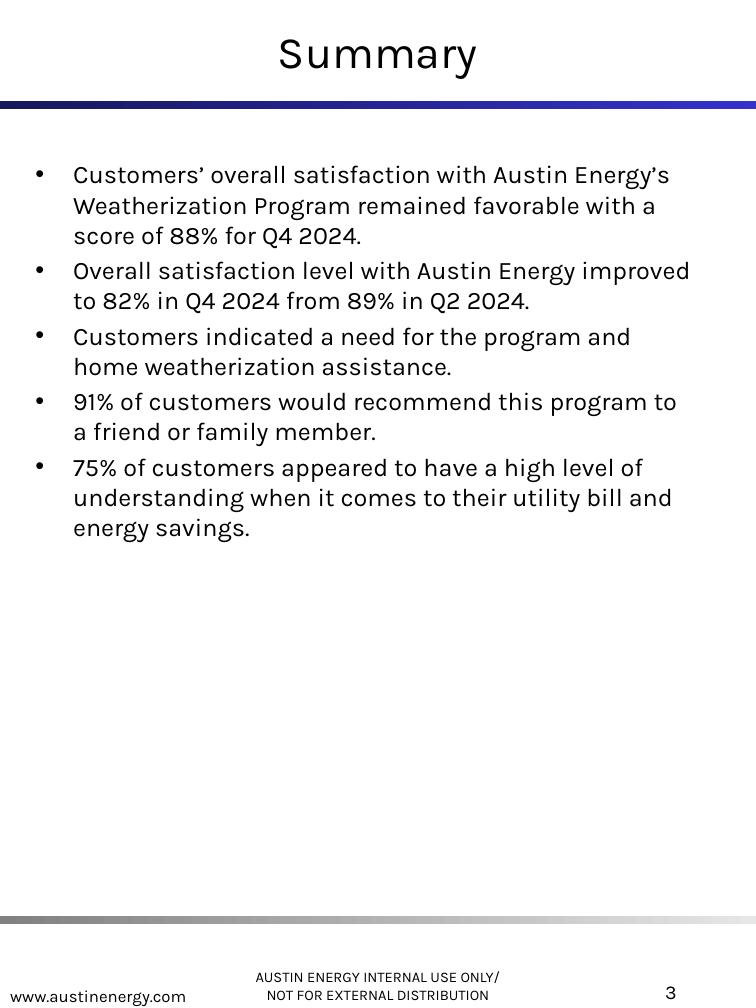
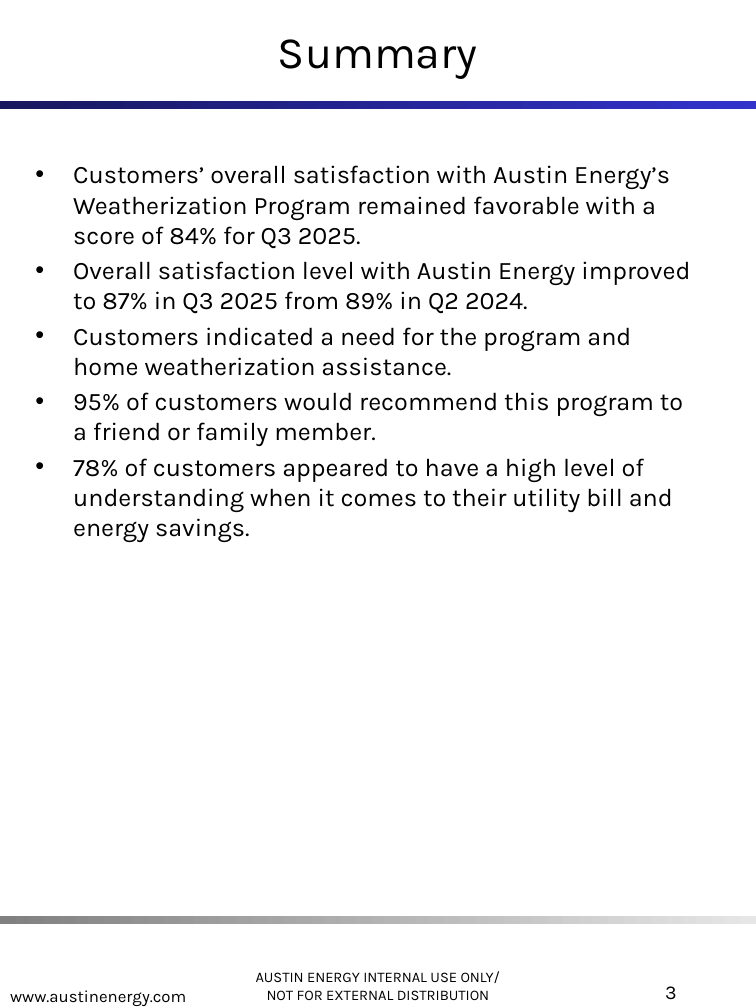
Before and after one commit to jellohead/AE_LIW_automation, a slide deck: slide 3 of src/AE_LIW_automation/output/AE_LIW_updated.pptx. Drawn at 756x1008 pixels with LibreOffice and Linux fonts; fonts in the diff are those of the drawing; background and template pictures are left out. Boxes give left, top, right and bottom in pixels: in the first picture for what was removed or moved away, otherwise in the second. Text is boxed around its words. In the diff, an @@ line names an element or a change of style, - is before the commit and + after.

```diff
--- a/src/AE_LIW_automation/output/AE_LIW_updated.pptx
+++ b/src/AE_LIW_automation/output/AE_LIW_updated.pptx
@@ text at bbox=[73, 165, 690, 314]: text changed @@
-• Customers’ overall satisfaction with Austin Energy’s Weatherization Program remained favorable with a score of 88% for Q4 2024.
-• Overall satisfaction level with Austin Energy improved to 82% in Q4 2024 from 89% in Q2 2024.
+• Customers’ overall satisfaction with Austin Energy’s Weatherization Program remained favorable with a score of 84% for Q3 2025.
+• Overall satisfaction level with Austin Energy improved to 87% in Q3 2025 from 89% in Q2 2024.
@@ text at bbox=[73, 392, 683, 543]: text changed @@
-• 91% of customers would recommend this program to a friend or family member.
-• 75% of customers appeared to have a high level of understanding when it comes to their utility bill and energy savings.
+• 95% of customers would recommend this program to a friend or family member.
+• 78% of customers appeared to have a high level of understanding when it comes to their utility bill and energy savings.
```
Also in this commit, not shown: 44 other slides changed, 1 slide removed, 41 other files.
